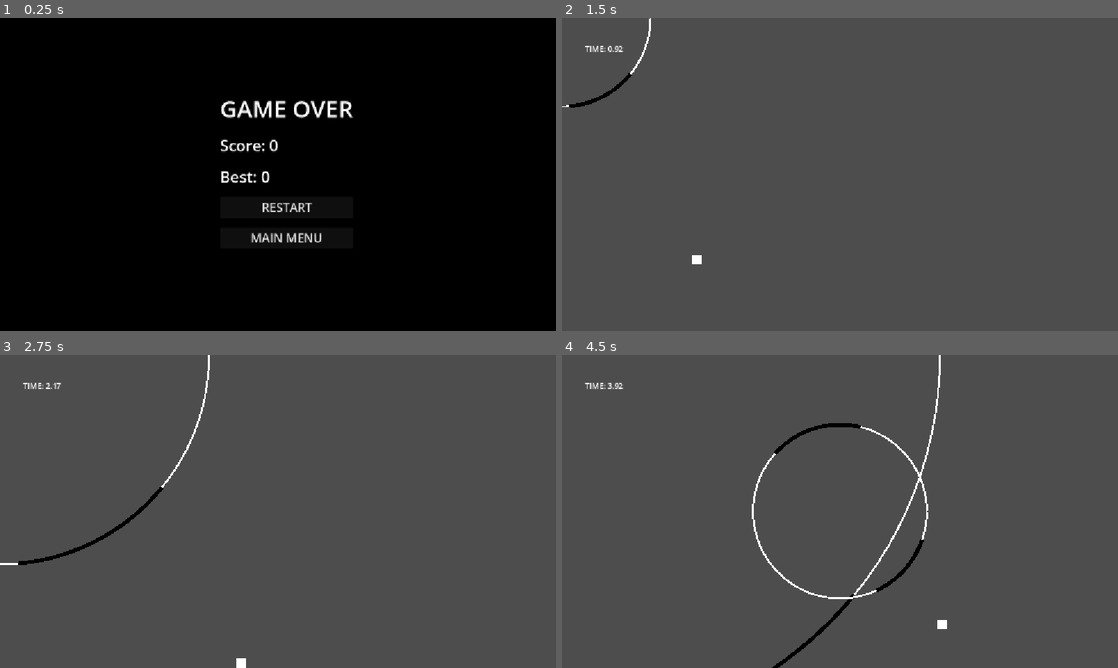
Above: before the commit, frames 1-4 (two rows, left to right).
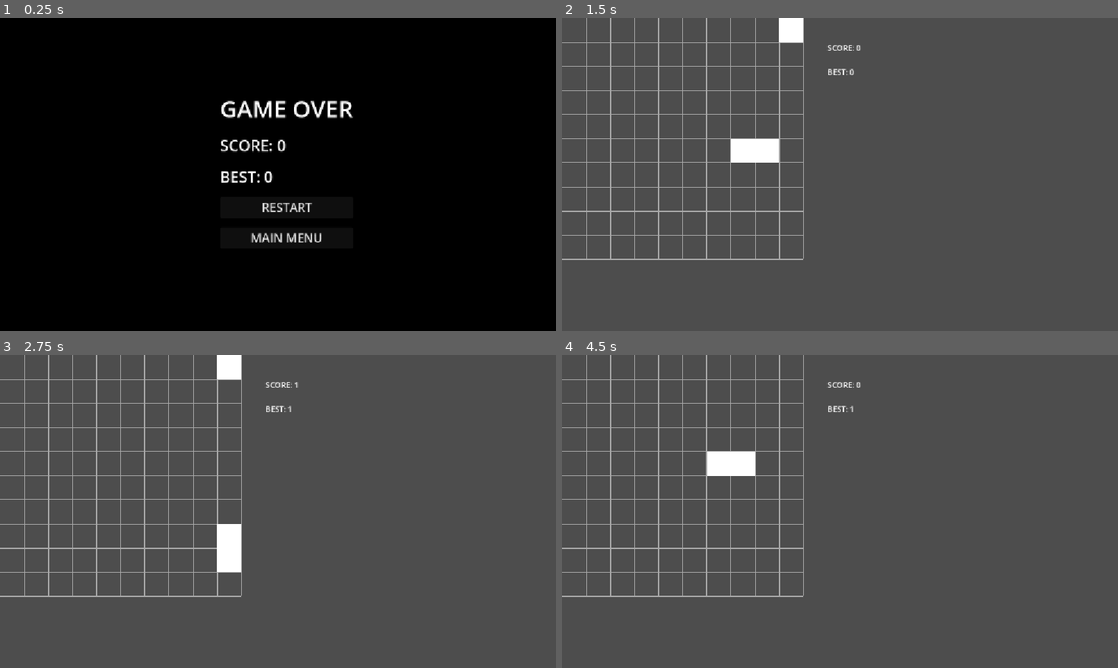
Above: after the commit, the same moments.

Repository: ksaicharan0047j-dot/Arcade_01
Game: Godot game, scene res://scenes/game_over.tscn
Same seed, same stepped clock (60 frames per second), same inputs: the game is played once before the commit and once after it. This scene is started directly instead of the project's main scene.
Inputs (mouse positions are in pixels of both pictures, inside the frame that each line leads up to):
- Up to frame 1 (0.25 s): no input
- Up to frame 2 (1.5 s): click "RESTART" at 0.5 s; tap Enter (ui_accept) at 1.25 s; move the mouse to (962, 158) at 1.27 s; hold Right (ui_right) from 1.28 s (still down); hold Enter (ui_accept) from 1.28 s (still down); click (962, 158) at 1.42 s
- Up to frame 3 (2.75 s): move the mouse to (166, 527) at 2.02 s; release Right (ui_right) at 2.03 s; release Enter (ui_accept) at 2.03 s; hold Down (ui_down) from 2.03 s (still down); tap Space (shoot) at 2.1 s; tap Enter (ui_accept) at 2.27, 2.3, 2.57 s
- Up to frame 4 (4.5 s): move the mouse to (895, 442) at 2.77 s; release Down (ui_down) at 2.78 s; hold Right (ui_right) 2.78-3.5 s; hold Enter (ui_accept) 2.78-3.5 s; tap Alt at 2.85 s; click (851, 545) at 3.5 s, where only the run after the commit has a clickable "RESTART"; move the mouse to (812, 574) at 4.27 s; hold Up (ui_up) from 4.28 s (still down); tap Shift at 4.35 s; click (812, 574) at 4.42 s

The runs differ from the first frame. In frame 1, 0.5% of the frame differs, in the area x 41-52%, y 38-53%; in frame 2, 3.9%; in frame 3, 4.1%; in frame 4, 4.7%, in the area x 0-70%, y 0-100%.

Commit message:
added snake game

Diff:
--- /dev/null
+++ b/scenes/game_over_snake.tscn
@@ -0,0 +1,62 @@
+[gd_scene format=3 uid="uid://qlrbyc2q38eo"]
+
+[ext_resource type="Script" uid="uid://djo0kvomaa771" path="res://scripts/game_over.gd" id="1_487o3"]
+
+[node name="GameOverSnake" type="Control" unique_id=1202122123]
+layout_mode = 3
+anchors_preset = 0
+offset_right = 40.0
+offset_bottom = 40.0
+script = ExtResource("1_487o3")
+
+[node name="ColorRect" type="ColorRect" parent="." unique_id=1990545222]
+layout_mode = 1
+anchors_preset = 15
+anchor_right = 1.0
+anchor_bottom = 1.0
+offset_right = 1117.0
+offset_bottom = 615.0
+grow_horizontal = 2
+grow_vertical = 2
+color = Color(0, 0, 0, 1)
+
+[node name="VBoxContainer" type="VBoxContainer" parent="." unique_id=349389186]
+layout_mode = 1
+anchors_preset = -1
+anchor_right = 28.875002
+anchor_bottom = 16.344
+offset_left = 456.0
+offset_top = 41.0
+offset_right = -423.00012
+offset_bottom = -63.76001
+theme_override_constants/separation = 20
+alignment = 1
+
+[node name="GameOverLabel" type="Label" parent="VBoxContainer" unique_id=455709611]
+layout_mode = 2
+theme_override_font_sizes/font_size = 48
+text = "GAME OVER"
+
+[node name="ScoreLabel" type="Label" parent="VBoxContainer" unique_id=1146496407]
+layout_mode = 2
+theme_override_font_sizes/font_size = 32
+text = "Score: 0"
+
+[node name="HighScoreLabel" type="Label" parent="VBoxContainer" unique_id=1794707826]
+layout_mode = 2
+theme_override_font_sizes/font_size = 32
+text = "Best: 0"
+
+[node name="RestartButton" type="Button" parent="VBoxContainer" unique_id=1682681048]
+layout_mode = 2
+theme_override_font_sizes/font_size = 25
+text = "RESTART"
+
+[node name="MenuButton" type="Button" parent="VBoxContainer" unique_id=858524937]
+layout_mode = 2
+theme_override_font_sizes/font_size = 25
+text = "MAIN MENU
+"
+
+[connection signal="pressed" from="VBoxContainer/RestartButton" to="." method="_on_restart_button_pressed"]
+[connection signal="pressed" from="VBoxContainer/MenuButton" to="." method="_on_menu_button_pressed"]
--- a/scenes/main_menu.tscn
+++ b/scenes/main_menu.tscn
@@ -57,6 +57,11 @@
 theme_override_font_sizes/font_size = 40
 text = "	PULSE SURVIVAL"
 
+[node name="SnakeLabel" type="Label" parent="VBoxContainer" unique_id=197149504]
+layout_mode = 2
+theme_override_font_sizes/font_size = 40
+text = "SNAKE"
+
 [node name="QuitLabel" type="Label" parent="VBoxContainer" unique_id=1385146240]
 layout_mode = 2
 theme_override_font_sizes/font_size = 40
--- /dev/null
+++ b/scenes/snake_game.tscn
@@ -0,0 +1,26 @@
+[gd_scene format=3 uid="uid://c8jxdwf1v346c"]
+
+[ext_resource type="Script" uid="uid://b5cqifw6pgq26" path="res://scripts/snake_game.gd" id="1_7ig5s"]
+
+[node name="SnakeGame" type="Node2D" unique_id=760595206]
+script = ExtResource("1_7ig5s")
+
+[node name="MoveTimer" type="Timer" parent="." unique_id=1268295850]
+wait_time = 0.3
+autostart = true
+
+[node name="CanvasLayer" type="CanvasLayer" parent="." unique_id=1750085165]
+
+[node name="ScoreLabel" type="Label" parent="CanvasLayer" unique_id=1520364992]
+offset_left = 550.0
+offset_top = 50.0
+offset_right = 590.0
+offset_bottom = 73.0
+
+[node name="BestLabel" type="Label" parent="CanvasLayer" unique_id=952815743]
+offset_left = 550.0
+offset_top = 100.0
+offset_right = 590.0
+offset_bottom = 123.0
+
+[connection signal="timeout" from="MoveTimer" to="." method="_on_move_timer_timeout"]
--- a/scripts/game_over.gd
+++ b/scripts/game_over.gd
@@ -1,14 +1,12 @@
 extends Control
 
 func _ready():
+	$VBoxContainer/ScoreLabel.text = "SCORE: " + str(Global.final_snake_score)
+	$VBoxContainer/HighScoreLabel.text = "BEST: " + str(Global.best_snake_score)
 
-	$VBoxContainer/ScoreLabel.text = \
-		"Score: " + str(GameData.final_score)
+func _on_restart_button_pressed() -> void:
+	get_tree().change_scene_to_file("res://scenes/snake_game.tscn")
 
-	$VBoxContainer/HighScoreLabel.text = \
-		"Best: " + str(GameData.high_score)
-func _on_restart_button_pressed():
-	get_tree().change_scene_to_file("res://scenes/pulse_survival.tscn")
 
-func _on_menu_button_pressed():
+func _on_menu_button_pressed() -> void:
 	get_tree().change_scene_to_file("res://scenes/main_menu.tscn")
--- a/scripts/global.gd
+++ b/scripts/global.gd
@@ -3,3 +3,5 @@
 var final_time = 0.0
 var player_won = false
 var best_time = 99999.9
+var best_snake_score = 0
+var final_snake_score = 0
--- a/scripts/main_menu.gd
+++ b/scripts/main_menu.gd
@@ -5,11 +5,12 @@
 	$VBoxContainer/AsteroidvoidLabel,
 	$VBoxContainer/TankDuelLabel,
 	$VBoxContainer/PulseSurvivalLabel,
+	$VBoxContainer/SnakeLabel,
 	$VBoxContainer/QuitLabel
 ]
 var selected = 0
 var blink_timer := 0.0
-var menu_y = [260.0, 320.0,380.0,440.0]
+var menu_y = [260.0, 320.0,380.0,440.0,500.0]
 
 func _ready():
 	update_selector()
@@ -20,7 +21,7 @@
 	if event.is_action_pressed("ui_up"):
 		selected -= 1
 
-	selected = clamp(selected,0,3)
+	selected = clamp(selected,0,4)
 	update_selector()
 	if event.is_action_pressed("ui_accept"):
 		launch_game()
@@ -38,8 +39,10 @@
 		1:
 			get_tree().change_scene_to_file("res://scenes/tank_duel.tscn")
 		2:
-			print("pulse Survival")
+			get_tree().change_scene_to_file("res://scenes/pulse_survival.tscn")
 		3:
+			get_tree().change_scene_to_file("res://scenes/snake_game.tscn")
+		4:
 			get_tree().quit()
 func _process(delta):
 	blink_timer += delta
--- /dev/null
+++ b/scripts/snake_game.gd
@@ -0,0 +1,75 @@
+extends Node2D
+
+const GRID_SIZE = 10
+const CELL_SIZE = 50
+
+var snake = [Vector2i(5,5)]
+var direction = Vector2i.RIGHT
+var next_direction = Vector2i.RIGHT
+
+var food = Vector2i(2,2)
+var score = 0
+@onready var score_label = $CanvasLayer/ScoreLabel
+@onready var best_label = $CanvasLayer/BestLabel
+func _ready():
+	randomize()
+	spawn_food()
+	queue_redraw()
+func _process(_delta):
+	score_label.text = "SCORE: " + str(score)
+	best_label.text = "BEST: " + str(Global.best_snake_score)
+func _input(event):
+	if event.is_action_pressed("ui_up") and direction != Vector2i.DOWN:
+		next_direction = Vector2i.UP
+	if event.is_action_pressed("ui_down") and direction != Vector2i.UP:
+		next_direction = Vector2i.DOWN
+	if event.is_action_pressed("ui_left") and direction != Vector2i.LEFT:
+		next_direction = Vector2i.LEFT
+	if event.is_action_pressed("ui_right") and direction != Vector2i.RIGHT:
+		next_direction = Vector2i.RIGHT
+func _on_move_timer_timeout():
+	direction = next_direction
+	var head = snake[0] + direction
+	 #Wall collision
+	if head.x < 0 or head.x >= GRID_SIZE:
+		game_over()
+		return
+	if head.y < 0 or head.y >= GRID_SIZE:
+		game_over()
+		return
+
+	#self collision
+	if head in snake:
+		game_over()
+		return
+	snake.insert(0,head)
+
+	#food eat
+	if head == food:
+		score += 1
+		if score > Global.best_snake_score:
+			Global.best_snake_score = score
+		spawn_food()
+	else:
+		snake.pop_back()
+	queue_redraw()
+func spawn_food():
+	while true:
+		var pos = Vector2i(randi() % GRID_SIZE, randi() % GRID_SIZE)
+		if !(pos in snake):
+			food = pos
+			return
+func game_over():
+	Global.final_snake_score = score
+	get_tree().change_scene_to_file("res://scenes/game_over_snake.tscn")
+func _draw():
+	# grid
+	for x in range(GRID_SIZE + 1):
+		draw_line(Vector2(x * CELL_SIZE,0),Vector2(x * CELL_SIZE, GRID_SIZE * CELL_SIZE), Color.DARK_GRAY)
+	for y in range(GRID_SIZE + 1):
+		draw_line(Vector2(0,y * CELL_SIZE),Vector2(GRID_SIZE * CELL_SIZE, y * CELL_SIZE), Color.DARK_GRAY)
+	#food
+	draw_rect(Rect2(food.x * CELL_SIZE, food.y * CELL_SIZE,CELL_SIZE,CELL_SIZE),Color.WHITE)
+	#snake body
+	for segment in snake:
+		draw_rect(Rect2(segment.x * CELL_SIZE,segment.y * CELL_SIZE,CELL_SIZE,CELL_SIZE),Color.WHITE)
Not shown, added: scripts/snake_game.gd.uid
